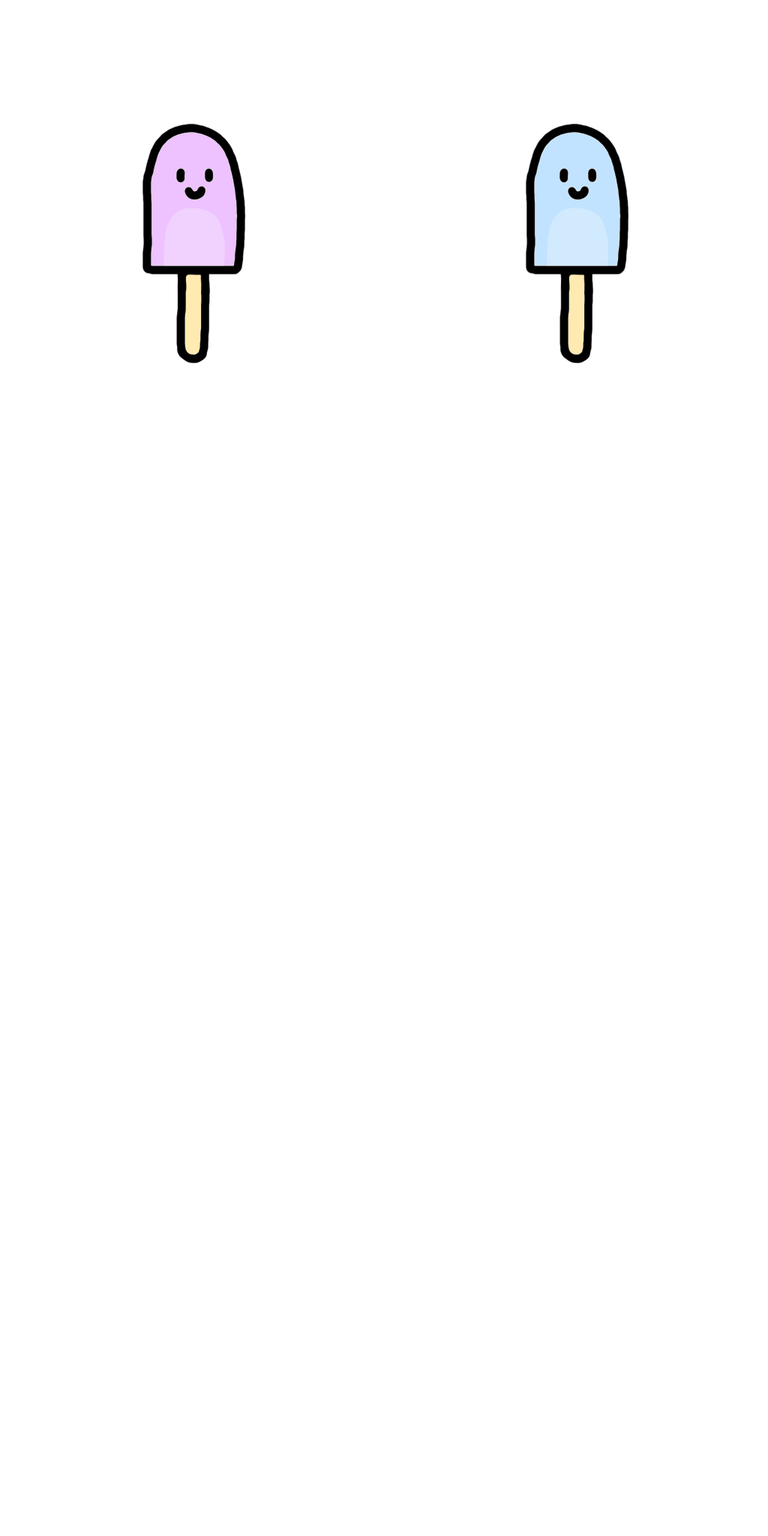
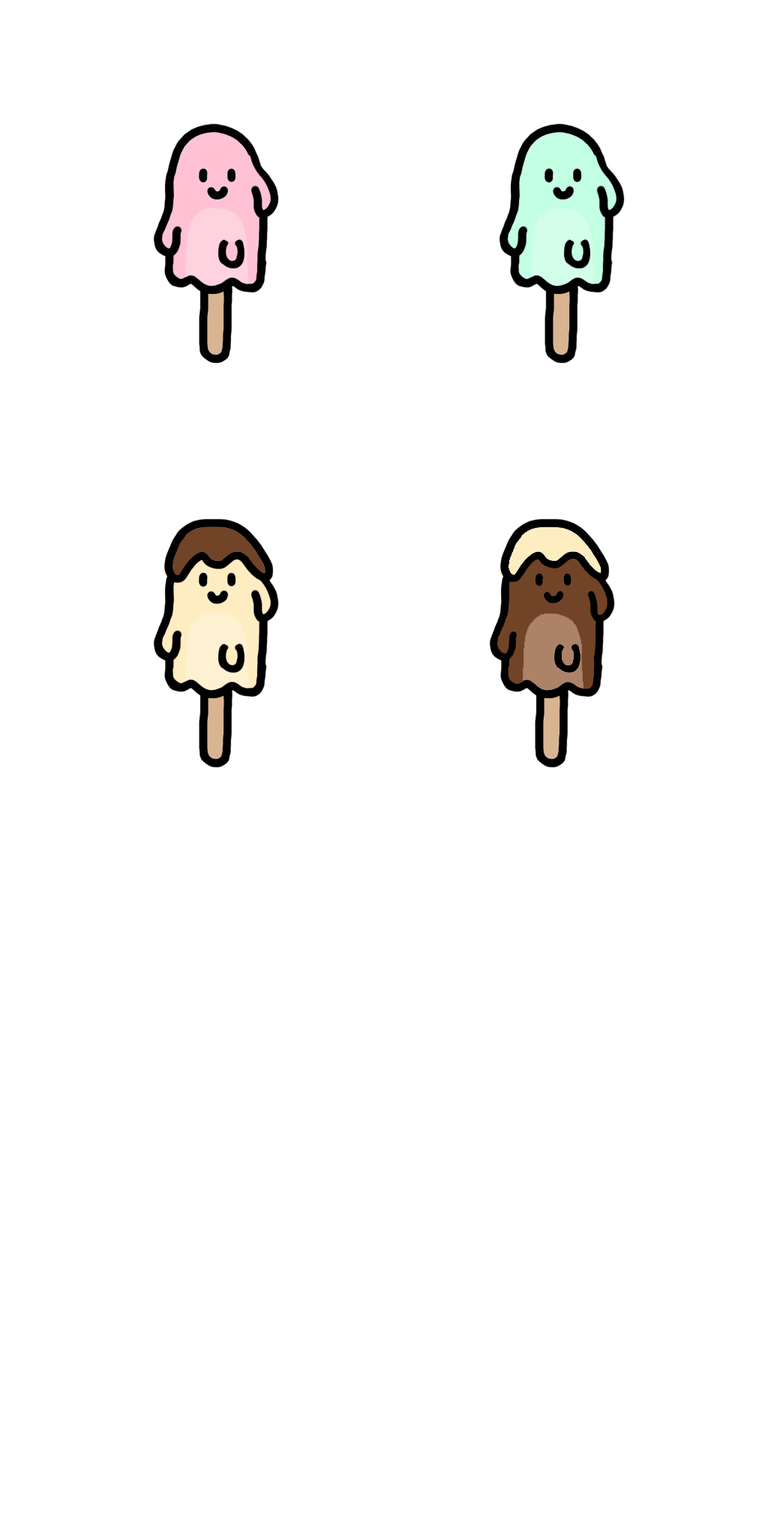
Before/after of a 768 x 1536 layered artwork. What changed in the layer stack:
renamed "Calque 2" to "Calque 1", painted on it over [498, 122, 630, 364]
added layer "Calque 1" (2nd of 4) above "Calque 1" over [488, 518, 615, 768]
added layer "Calque 1" (3rd of 4) above "Calque 1" over [152, 518, 279, 768]
painted on "Calque 1" (4th of 4) over [141, 122, 279, 364]
